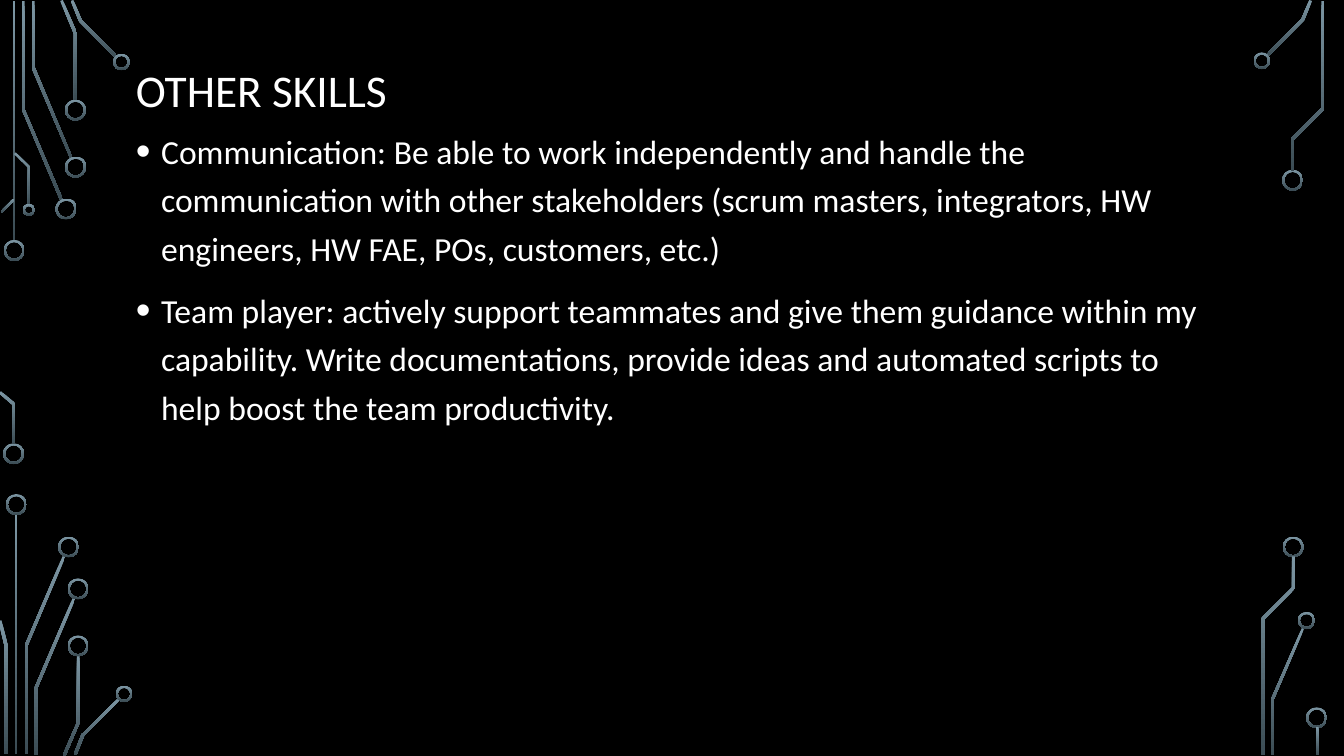
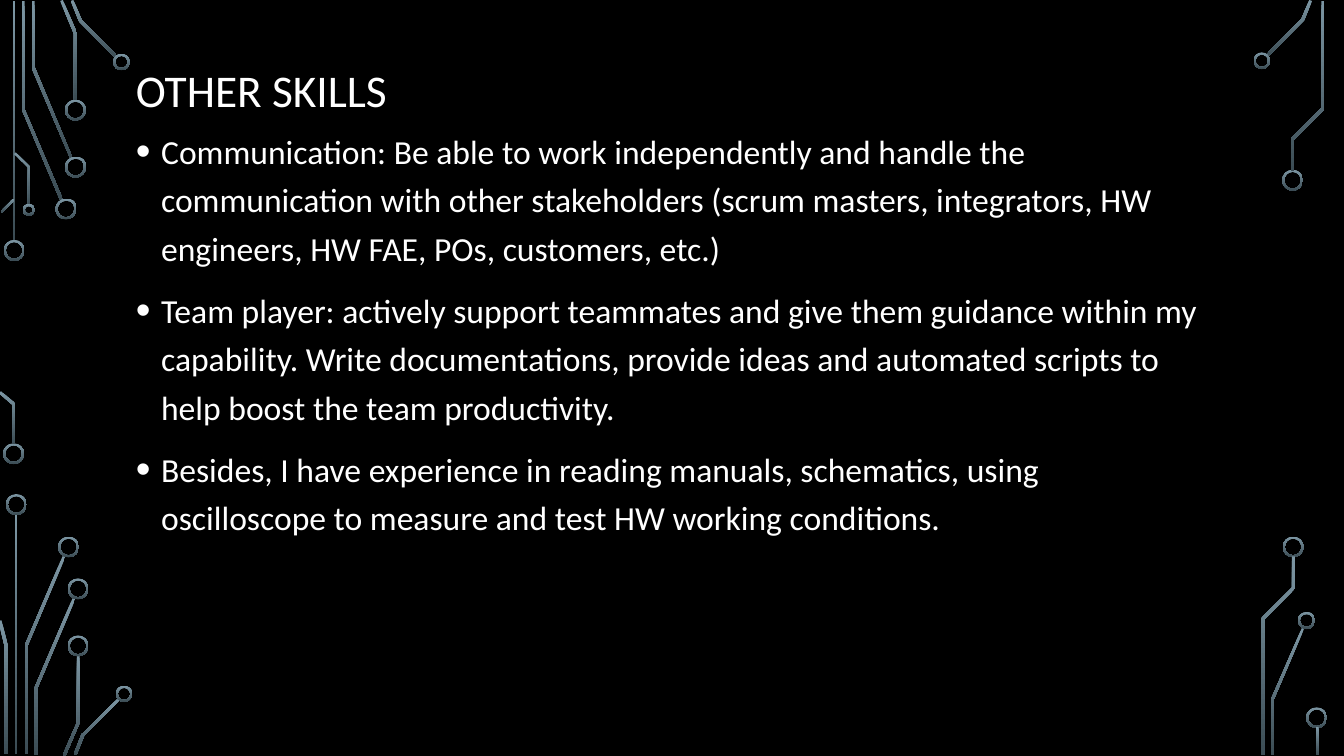
Before and after one commit to truonggiangtran/JobSearch, a slide deck: slide 7 of Presentation/Presentation.pptx (slide 5 before the commit). Drawn at 1344x756 pixels with LibreOffice and Linux fonts; fonts in the diff are those of the drawing; background and template pictures are left out. Boxes give left, top, right and bottom in pixels: in the first picture for what was removed or moved away, otherwise in the second. Text is boxed around its words. In the diff, an @@ line names an element or a change of style, - is before the commit and + after.

```diff
--- a/Presentation/Presentation.pptx
+++ b/Presentation/Presentation.pptx
@@ text at (x1=161, y1=458, x2=1039, y2=536): paragraph added @@
+• Besides, I have experience in reading manuals, schematics, using oscilloscope to measure and test HW working conditions.
```
Also in this commit, not shown: 4 other slides changed, 3 slides added, 1 slide removed.
